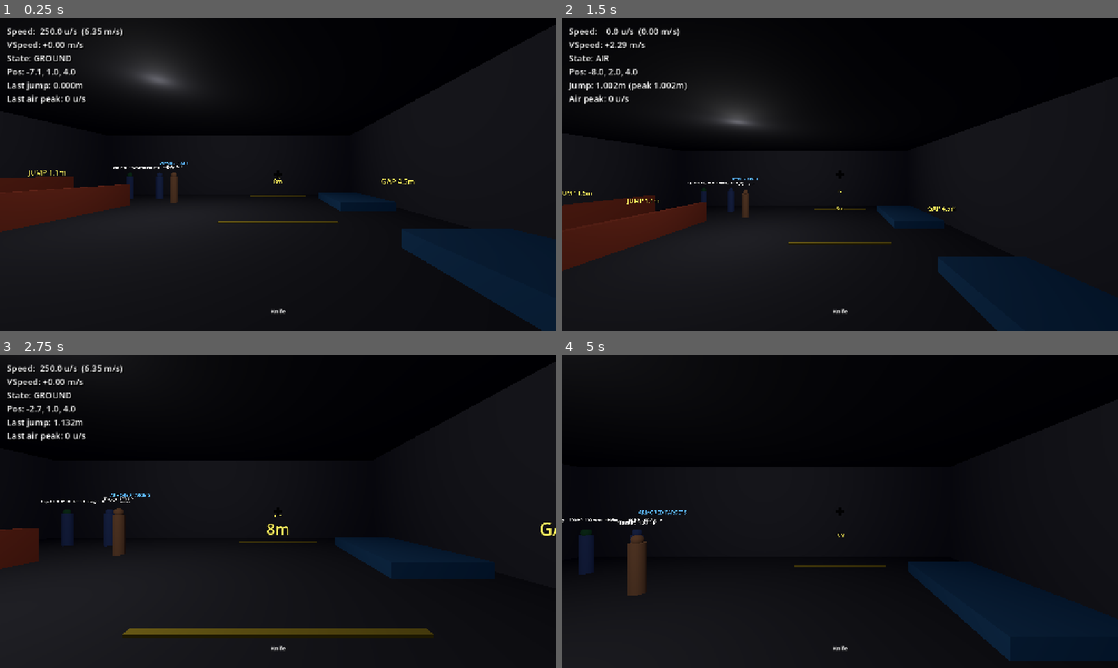
Above: before the commit, frames 1-4 (two rows, left to right).
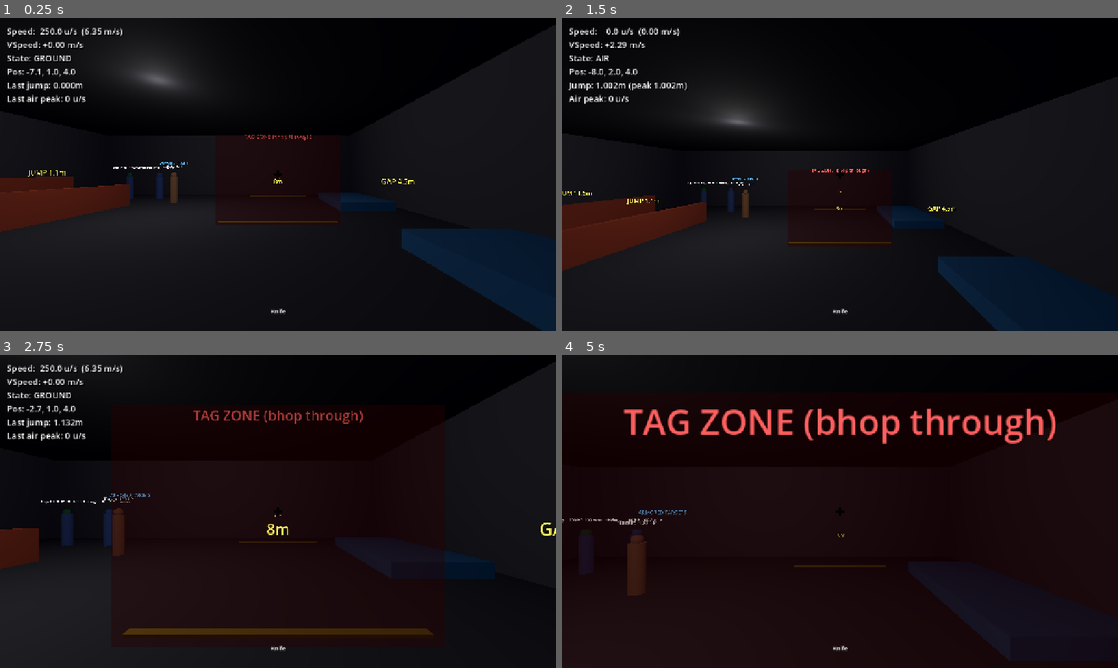
Above: after the commit, the same moments.

Repository: gotospaceplace/angels_and_demons
Game: Godot game, scene res://tests/test_scene.tscn
Two runs of this game, one before a commit and one after it. Both use one fixed random seed, a clock stepped at 60 frames per second and the inputs below. This scene is started directly instead of the project's main scene.
Inputs (mouse positions are in pixels of both pictures, inside the frame that each line leads up to):
- Up to frame 1 (0.25 s): no input
- Up to frame 2 (1.5 s): move the mouse to (867, 174) at 0.52 s; hold Ctrl (duck) 0.53-1.28 s; hold W (move_forward) from 0.53 s (still down); tap Space (jump) at 0.77 s; move the mouse to (812, 174) at 1.27 s; click (812, 174) at 1.35 s
- Up to frame 3 (2.75 s): keep holding W (move_forward); tap Space (jump) at 1.52 s; move the mouse to (289, 505) at 2.02 s; hold Right mouse button (fire_secondary) from 2.03 s (still down)
- Up to frame 4 (5 s): keep holding W (move_forward); move the mouse to (834, 517) at 2.77 s; release Right mouse button (fire_secondary) at 2.78 s; tap F7 (toggle_hud) at 2.85 s; tap Space (jump) at 3.02, 3.77, 4.52 s; move the mouse to (878, 514) at 3.52 s; hold 1 (weapon_1) 3.53-4.28 s; tap R (reload) at 4.15 s; move the mouse to (795, 508) at 4.27 s; tap 2 (weapon_2) at 4.35 s

The runs differ from the first frame. In frame 1, 0.2% of the frame differs, in the area x 39-62%, y 37-66%; in frame 2, 0.1%; in frame 3, 1.4%; in frame 4, 3.3%, in the area x 0-89%, y 17-59%.

Commit message:
Add bullet tagging with decaying speed cap and bhop penalty (WB14)
When tagged, horizontal speed is clamped to the weapon's max_speed.
Bhopping players get an additional 0.5x penalty. The cap decays
linearly over 0.5s back to normal max_speed. Test room adds a tag
zone gate across the bhop corridor. HUD shows active tag timer.

Co-Authored-By: Claude Opus 4.6 <noreply@anthropic.com>

Diff:
--- a/client/scripts/telemetry_hud.gd
+++ b/client/scripts/telemetry_hud.gd
@@ -102,6 +102,9 @@
 		text += "Bhop: %d hops\n" % player.hop_count
 	text += "Pos: %.1f, %.1f, %.1f\n" % [pos.x, pos.y, pos.z]
 
+	if player.tag_timer > 0.0:
+		text += "TAGGED (%.1fs)\n" % player.tag_timer
+
 	if tracking_jump:
 		var cur_height := pos.y - jump_start_y
 		var peak := peak_height - jump_start_y
--- a/shared/scenes/test_room.tscn
+++ b/shared/scenes/test_room.tscn
@@ -1,7 +1,8 @@
-[gd_scene load_steps=14 format=3 uid="uid://c8testroom001"]
+[gd_scene load_steps=17 format=3 uid="uid://c8testroom001"]
 
 [ext_resource type="Script" path="res://shared/scripts/ladder_volume.gd" id="ladder_script"]
 [ext_resource type="Script" path="res://shared/scripts/target_dummy.gd" id="target_dummy_script"]
+[ext_resource type="Script" path="res://shared/scripts/tag_test_zone.gd" id="tag_zone_script"]
 
 [sub_resource type="StandardMaterial3D" id="StandardMaterial3D_floor"]
 albedo_color = Color(0.25, 0.25, 0.28, 1)
@@ -37,6 +38,13 @@
 
 [sub_resource type="StandardMaterial3D" id="StandardMaterial3D_concrete"]
 albedo_color = Color(0.3, 0.3, 0.32, 1)
+
+[sub_resource type="StandardMaterial3D" id="StandardMaterial3D_tag_zone"]
+albedo_color = Color(1.0, 0.2, 0.2, 0.4)
+transparency = 1
+
+[sub_resource type="BoxShape3D" id="BoxShape3D_tag_trigger"]
+size = Vector3(0.5, 3.0, 4.0)
 
 [sub_resource type="BoxShape3D" id="BoxShape3D_ladder_trigger"]
 size = Vector3(1.0, 4.5, 1.0)
@@ -279,3 +287,25 @@
 [node name="PenDummyThick" type="Node3D" parent="."]
 transform = Transform3D(1, 0, 0, 0, 1, 0, 0, 0, 1, -7.5, 0.1, -4.5)
 script = ExtResource("target_dummy_script")
+
+[node name="TagZoneLabel" type="Label3D" parent="."]
+transform = Transform3D(1, 0, 0, 0, 1, 0, 0, 0, 1, 0, 3.0, 4)
+billboard = 1
+text = "TAG ZONE (bhop through)"
+font_size = 36
+outline_size = 5
+modulate = Color(1, 0.3, 0.3, 1)
+
+[node name="TagZoneMarker" type="CSGBox3D" parent="."]
+transform = Transform3D(1, 0, 0, 0, 1, 0, 0, 0, 1, 0, 1.5, 4)
+size = Vector3(0.5, 3.0, 4.0)
+material = SubResource("StandardMaterial3D_tag_zone")
+
+[node name="TagTestZone" type="Area3D" parent="."]
+transform = Transform3D(1, 0, 0, 0, 1, 0, 0, 0, 1, 0, 1.5, 4)
+collision_layer = 0
+collision_mask = 1
+script = ExtResource("tag_zone_script")
+
+[node name="TagTrigger" type="CollisionShape3D" parent="TagTestZone"]
+shape = SubResource("BoxShape3D_tag_trigger")
--- a/shared/scripts/movement_constants.gd
+++ b/shared/scripts/movement_constants.gd
@@ -95,5 +95,9 @@
 const GROUND_TRACE_DIST := 2.0 * METERS_PER_UNIT  # 0.051 m
 const FLOOR_NORMAL_MIN := 0.7  # normal.y >= 0.7 for walkable surface (~45°)
 
+# --- Bullet tagging ---
+const TAG_RECOVERY_TIME := 0.5   # seconds to fully recover from a tag
+const TAG_BHOP_MULTIPLIER := 0.5 # extra penalty when tagged while bhopping
+
 # --- Edge friction trace ---
 const EDGE_FRICTION_TRACE_DIST := 16.0 * METERS_PER_UNIT  # 0.406 m ahead
--- a/shared/scripts/player_movement.gd
+++ b/shared/scripts/player_movement.gd
@@ -34,6 +34,10 @@
 var on_ladder := false
 var ladder_normal := Vector3.FORWARD
 var _ladder_area: Area3D
+
+# Bullet tagging
+var tag_base_cap: float = 0.0
+var tag_timer: float = 0.0
 
 func _ready() -> void:
 	Input.mouse_mode = Input.MOUSE_MODE_CAPTURED
@@ -104,6 +108,21 @@
 		velocity.y -= MC.GRAVITY * delta * 0.5
 	else:
 		velocity.y = 0.0
+
+	# Bullet tag: decaying speed cap
+	if tag_timer > 0.0:
+		tag_timer -= delta
+		if tag_timer <= 0.0:
+			tag_timer = 0.0
+		else:
+			var decay := 1.0 - (tag_timer / MC.TAG_RECOVERY_TIME)
+			var current_cap := lerpf(tag_base_cap, max_speed, decay)
+			var h_vel := Vector3(velocity.x, 0, velocity.z)
+			var h_speed := h_vel.length()
+			if h_speed > current_cap:
+				var scale_f := current_cap / h_speed
+				velocity.x *= scale_f
+				velocity.z *= scale_f
 
 	scroll_jump_queued = false
 
@@ -519,3 +538,22 @@
 	if area is LadderVolume:
 		on_ladder = false
 		velocity.y = 0.0
+
+
+func apply_bullet_tag(weapon_max_speed: float) -> void:
+	var h_vel := Vector3(velocity.x, 0, velocity.z)
+	var h_speed := h_vel.length()
+
+	var cap: float
+	if hop_count > 0 and h_speed > max_speed * 1.1:
+		cap = weapon_max_speed * MC.TAG_BHOP_MULTIPLIER
+	else:
+		cap = weapon_max_speed
+
+	if h_speed > cap:
+		var scale_f := cap / h_speed
+		velocity.x *= scale_f
+		velocity.z *= scale_f
+
+	tag_base_cap = cap
+	tag_timer = MC.TAG_RECOVERY_TIME
--- /dev/null
+++ b/shared/scripts/tag_test_zone.gd
@@ -0,0 +1,13 @@
+class_name TagTestZone
+extends Area3D
+
+const MC := preload("res://shared/scripts/movement_constants.gd")
+
+@export var tag_speed: float = MC.SPEED_AK47
+
+func _ready() -> void:
+	body_entered.connect(_on_body_entered)
+
+func _on_body_entered(body: Node3D) -> void:
+	if body.is_in_group("player") and body.has_method("apply_bullet_tag"):
+		body.apply_bullet_tag(tag_speed)
